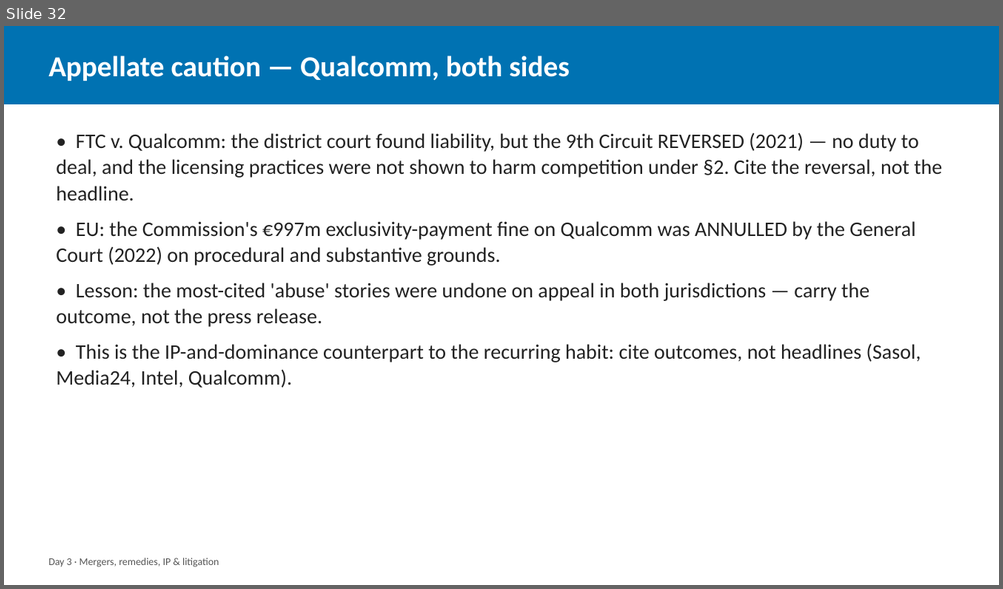
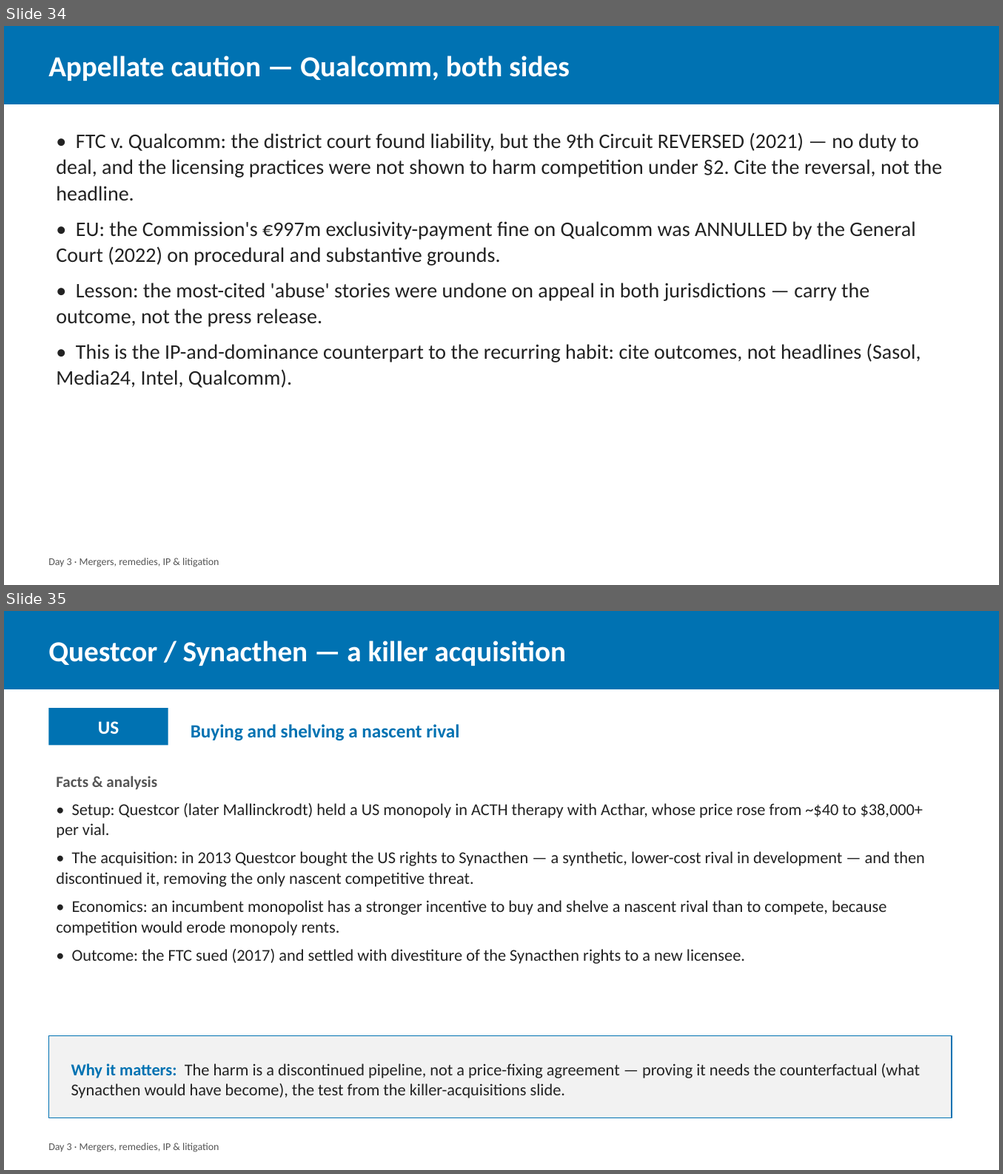
Before and after one commit to laurencehw/antitrust-methods, a slide deck: teaching/slides/day3_mergers_remedies_litigation.pptx. Shown one above the other, each under a label of ours: slide 32 before the commit, slides 34 and 35 after it. The pictures are 1003x589 and 1003x1174 pixels, drawn with LibreOffice and Linux fonts; fonts in the diff are those of the drawing. Boxes give left, top, right and bottom in pixels: in the first picture for what was removed or moved away, otherwise in the second. Text is boxed around its words. In the diff, an @@ line names an element or a change of style, - is before the commit and + after.

```diff
--- a/teaching/slides/day3_mergers_remedies_litigation.pptx
+++ b/teaching/slides/day3_mergers_remedies_litigation.pptx
@@ slide 35 added at [4,611,999,1170], background #FFFFFF @@
@@ rectangle added at [4,611,999,689], fill #0072B2 @@
@@ text added at [48,641,566,666], 28 pt, text #FFFFFF, bold @@
+Questcor / Synacthen — a killer acquisition
@@ rectangle added at [48,708,168,745], fill #0072B2 @@
@@ text added at [98,721,119,734], 18 pt, text #FFFFFF, bold @@
+US
@@ text added at [190,724,459,741], 18 pt, text #0072B2, bold @@
+Buying and shelving a nascent rival
@@ text added at [56,776,925,964], 16 pt, text #222222 @@
+Facts & analysis
+• Setup: Questcor (later Mallinckrodt) held a US monopoly in ACTH therapy with Acthar, whose price rose from ~$40 to $38,000+ per vial.
+• The acquisition: in 2013 Questcor bought the US rights to Synacthen — a synthetic, lower-cost rival in development — and then discontinued it, removing the only nascent competitive threat.
+• Economics: an incumbent monopolist has a stronger incentive to buy and shelve a nascent rival than to compete, because competition would erode monopoly rents.
+• Outcome: the FTC sued (2017) and settled with divestiture of the Synacthen rights to a new licensee.
@@ rectangle added at [48,1037,951,1119], fill #F2F2F2, outline #0072B2 1 pt @@
@@ text added at [71,1064,919,1099], 16 pt, text #222222 @@
+Why it matters: The harm is a discontinued pipeline, not a price-fixing agreement — proving it needs the counterfactual (what Synacthen would have become), the test from the killer-acquisitions slide.
@@ text added at [48,1143,219,1153], 10 pt, text #555555 @@
+Day 3 · Mergers, remedies, IP & litigation
@@ what was slide 32 is now slide 34 @@
```
Also in this commit, not shown: 3 other slides added, 5 other files.
